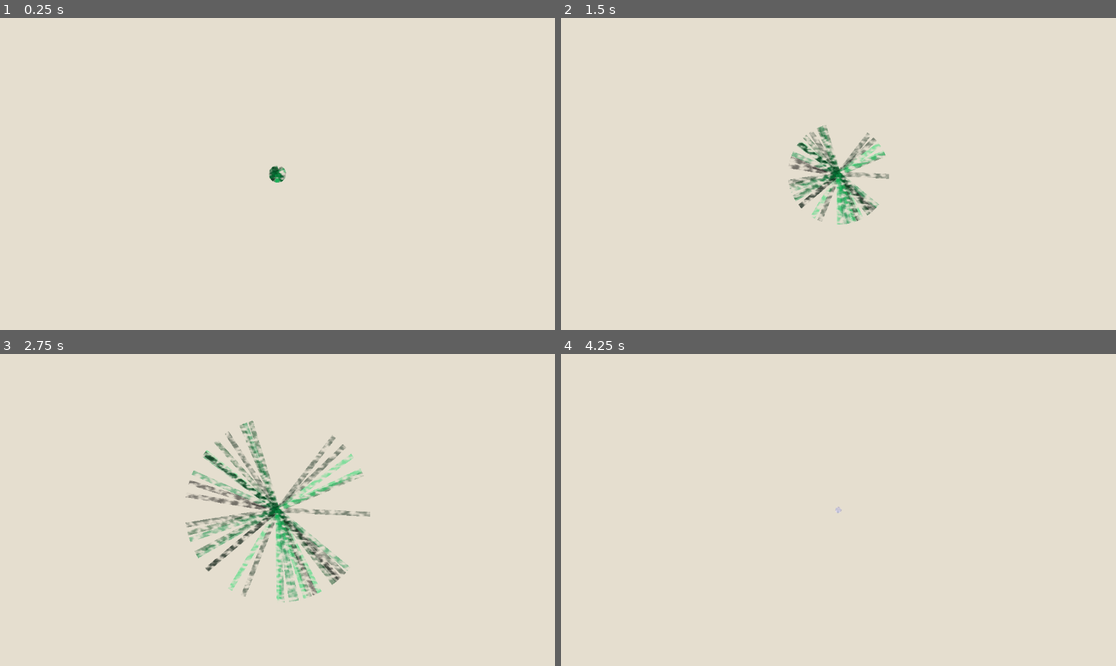
Above: before the commit, frames 1-4 (two rows, left to right).
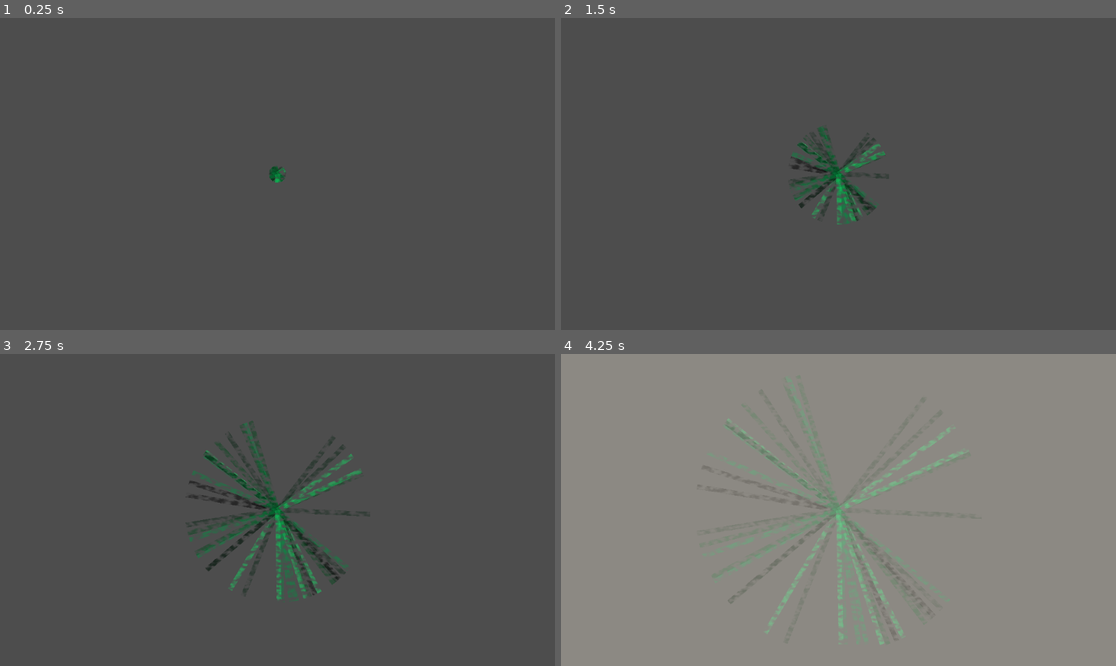
Above: after the commit, the same moments.

Repository: oman276/CS-383-Assignments
Game: Godot game, scene res://scenes/Empty.tscn
The game is run twice, just before and just after one commit, with the same random seed, the same clock (stepped at 60 frames per second) and the same inputs.
Inputs (mouse positions are in pixels of both pictures, inside the frame that each line leads up to):
- Up to frame 1 (0.25 s): no input
- Up to frame 2 (1.5 s): move the mouse to (960, 158) at 0.52 s; hold D (topdown_move_right) from 0.53 s (still down); click (960, 158) at 0.6 s; tap W (topdown_move_up) at 0.77 s; move the mouse to (727, 189) at 1.27 s; click (727, 189) at 1.35 s
- Up to frame 3 (2.75 s): tap W (topdown_move_up) at 1.52 s; move the mouse to (333, 441) at 2.02 s; release D (topdown_move_right) at 2.03 s; hold A (topdown_move_left) from 2.03 s (still down); click (333, 441) at 2.1 s
- Up to frame 4 (4.25 s): move the mouse to (810, 572) at 2.77 s; release A (topdown_move_left) at 2.78 s; hold D (topdown_move_right) from 2.78 s (still down); click (810, 572) at 2.85 s; tap W (topdown_move_up) at 3.02, 3.77 s; move the mouse to (1005, 556) at 3.52 s; click (1005, 556) at 3.6 s; tap Space (reset) at 4.15 s

The runs differ from the first frame. In frame 1, 100% of the frame differs, in the area x 0-100%, y 0-100%; in frame 2, 100%; in frame 3, 100%; in frame 4, 100%.

Commit message:
fade in + out

Diff:
--- a/assignment_3/teamwork-ml/scenes/TestRoot.tscn
+++ b/assignment_3/teamwork-ml/scenes/TestRoot.tscn
@@ -6,6 +6,7 @@
 [ext_resource type="Script" uid="uid://eb50mk6bwf48" path="res://scripts/networking/python_send_mouse.gd" id="4_okul0"]
 [ext_resource type="PackedScene" uid="uid://n0rblef8ji0q" path="res://scenes/level_elements/WorldBoundaryHolder.tscn" id="5_mgp4m"]
 [ext_resource type="PackedScene" uid="uid://8mh0m08ofedc" path="res://scenes/level_elements/WorldBoundaryWall.tscn" id="6_40v7j"]
+[ext_resource type="Script" uid="uid://35cw4besmqoy" path="res://addons/owens-godot-framework/tools/scripts/systems/owen_canvas_fade.gd" id="7_w21rq"]
 
 [node name="TestRoot" type="Node2D" unique_id=348076594]
 script = ExtResource("1_o3x8r")
@@ -16,16 +17,6 @@
 
 [node name="Background UI" type="CanvasLayer" parent="." unique_id=862336736]
 layer = -1
-
-[node name="ColorRect" type="ColorRect" parent="Background UI" unique_id=1883625158]
-z_index = -100
-z_as_relative = false
-anchors_preset = 15
-anchor_right = 1.0
-anchor_bottom = 1.0
-grow_horizontal = 2
-grow_vertical = 2
-color = Color(0.8980392, 0.87058824, 0.8117647, 1)
 
 [node name="OwenCamera" parent="." unique_id=1808773620 node_paths=PackedStringArray("target") instance=ExtResource("1_nuy52")]
 target = NodePath("../TargetPosition")
@@ -41,3 +32,17 @@
 
 [node name="ResetTimer" type="Timer" parent="." unique_id=1953303891]
 wait_time = 30.0
+
+[node name="ForegroundFade" type="CanvasLayer" parent="." unique_id=163886237 node_paths=PackedStringArray("items_to_fade")]
+script = ExtResource("7_w21rq")
+items_to_fade = [NodePath("ColorRect")]
+
+[node name="ColorRect" type="ColorRect" parent="ForegroundFade" unique_id=1883625158]
+z_index = -100
+z_as_relative = false
+anchors_preset = 15
+anchor_right = 1.0
+anchor_bottom = 1.0
+grow_horizontal = 2
+grow_vertical = 2
+color = Color(0.8980392, 0.87058824, 0.8117647, 1)
--- a/assignment_3/teamwork-ml/scripts/systems/teamwork_level_controller.gd
+++ b/assignment_3/teamwork-ml/scripts/systems/teamwork_level_controller.gd
@@ -24,6 +24,7 @@
 var activeAgentCount: int
 
 @onready var reset_timer : Timer = $ResetTimer
+@onready var fade_manager : OwenCanvasFade = $ForegroundFade
 
 var colorPalettes = [
 	[Color("#E5BEED80"), Color("#9593D980"), Color("#7C90DB80"), Color("#736B9280"),Color("#7D5C6580")],
@@ -200,8 +201,10 @@
 func reset_state() -> void:
 	print("Resetting state...")
 	# var colorPalette = colorPalettes[randi() % colorPalettes.size()]
+	fade_manager.fade_in()
+	await get_tree().create_timer(fade_manager.fade_duration).timeout
+
 	var palette = colorPalettes[randi() % colorPalettes.size()]
-
 	Signals.reset_agents.emit()
 
 	activeAgentCount = agentNumber
@@ -225,6 +228,8 @@
 	Signals.send_rebuild_signal.emit()
 	set_timer()
 
+	fade_manager.fade_out()
+
 
 func _send_increase_round_request() -> void:
 	var udp := PacketPeerUDP.new()
@@ -242,7 +247,7 @@
 func _on_agent_deactivated() -> void:
 	activeAgentCount -= 1
 	print("An agent was deactivated. Active agent count: %d" % activeAgentCount)
-	if activeAgentCount <= 0:
+	if activeAgentCount <= 1:
 		reset_state()
 
 func set_timer() -> void:
